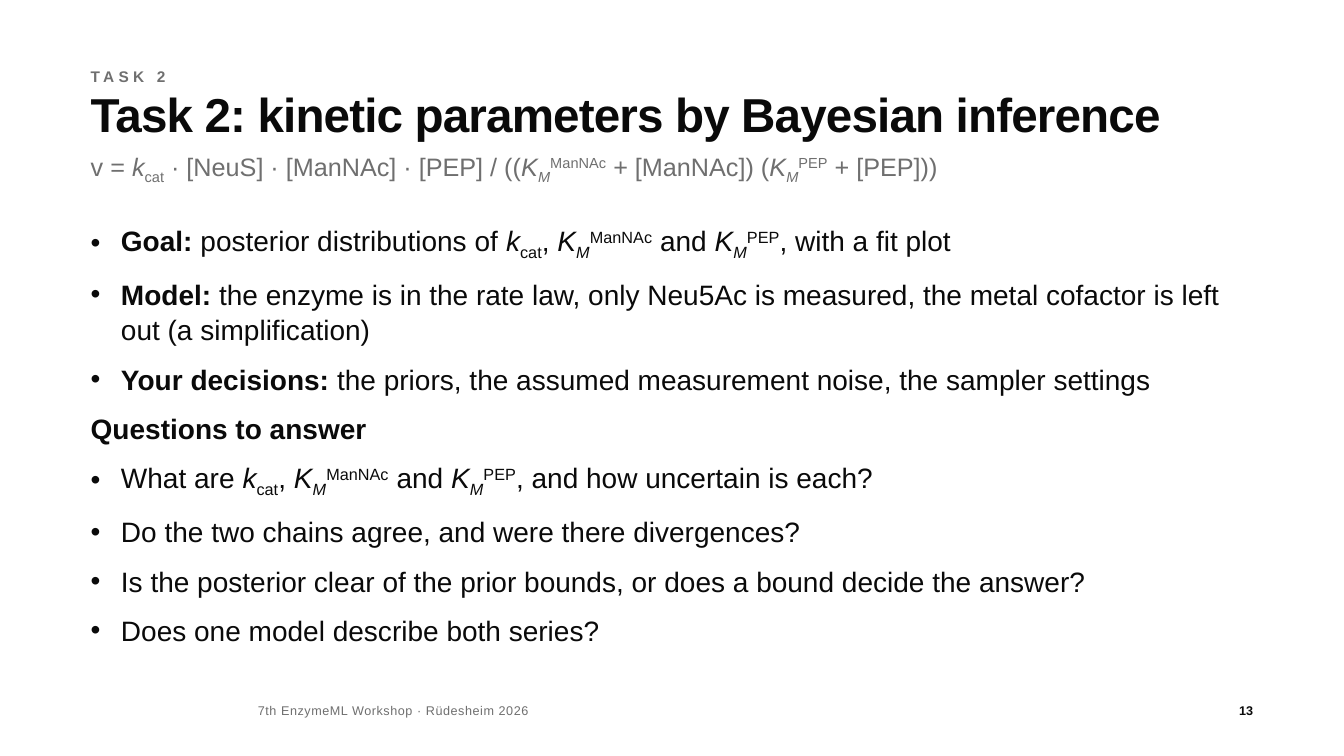
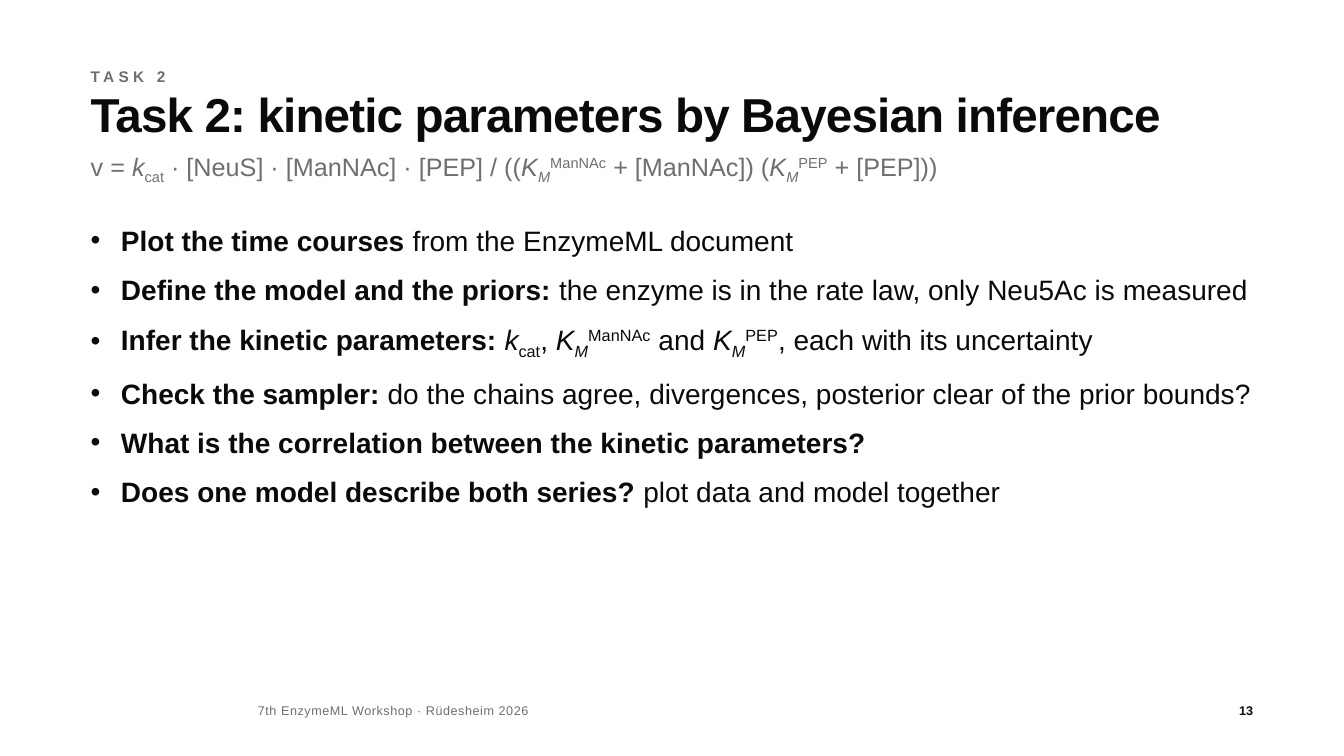
Before and after one commit to haeussma/enzymeml-workshop-modelling-2026, a slide deck: slide 13 of slides/workshop.pptx. Drawn at 1344x756 pixels with LibreOffice and Linux fonts; fonts in the diff are those of the drawing; background and template pictures are left out. Boxes give left, top, right and bottom in pixels: in the first picture for what was removed or moved away, otherwise in the second. Text is boxed around its words. In the diff, an @@ line names an element or a change of style, - is before the commit and + after.

```diff
--- a/slides/workshop.pptx
+++ b/slides/workshop.pptx
@@ text at (121,230,1251,507): text changed @@
-• Goal: posterior distributions of kcat, KMManNAc and KMPEP, with a fit plot
-• Model: the enzyme is in the rate law, only Neu5Ac is measured, the metal cofactor is left out (a simplification)
-• Your decisions: the priors, the assumed measurement noise, the sampler settings
-Questions to answer
-• What are kcat, KMManNAc and KMPEP, and how uncertain is each?
-• Do the two chains agree, and were there divergences?
-• Is the posterior clear of the prior bounds, or does a bound decide the answer?
-• Does one model describe both series?
+• Plot the time courses from the EnzymeML document
+• Define the model and the priors: the enzyme is in the rate law, only Neu5Ac is measured
+• Infer the kinetic parameters: kcat, KMManNAc and KMPEP, each with its uncertainty
+• Check the sampler: do the chains agree, divergences, posterior clear of the prior bounds?
+• What is the correlation between the kinetic parameters?
+• Does one model describe both series? plot data and model together
```
Also in this commit, not shown: 1 other slide changed, 3 other files.
